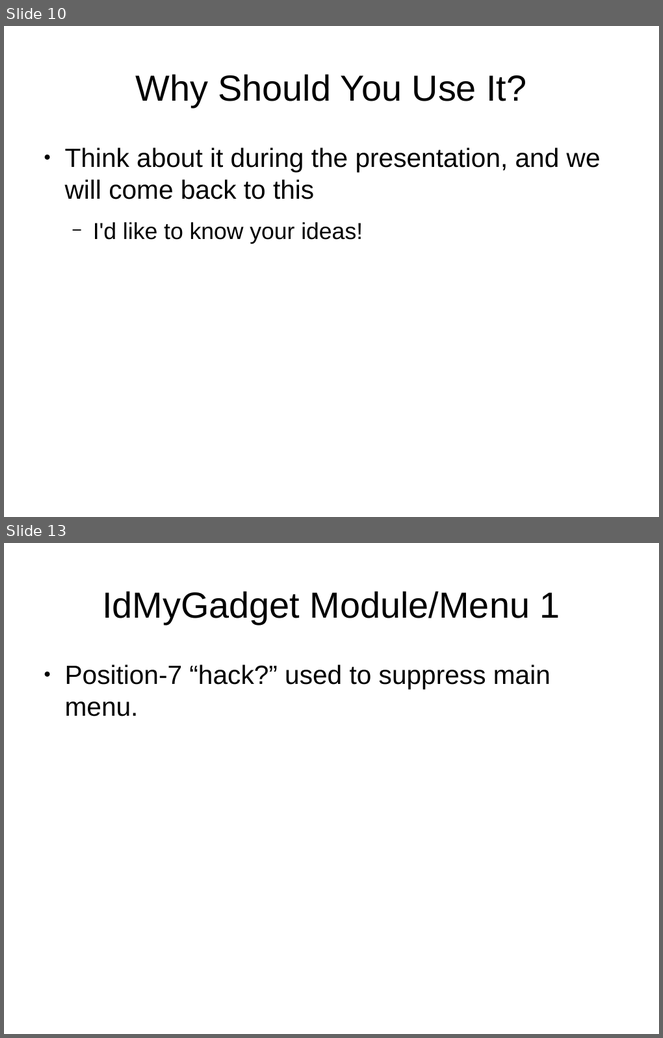
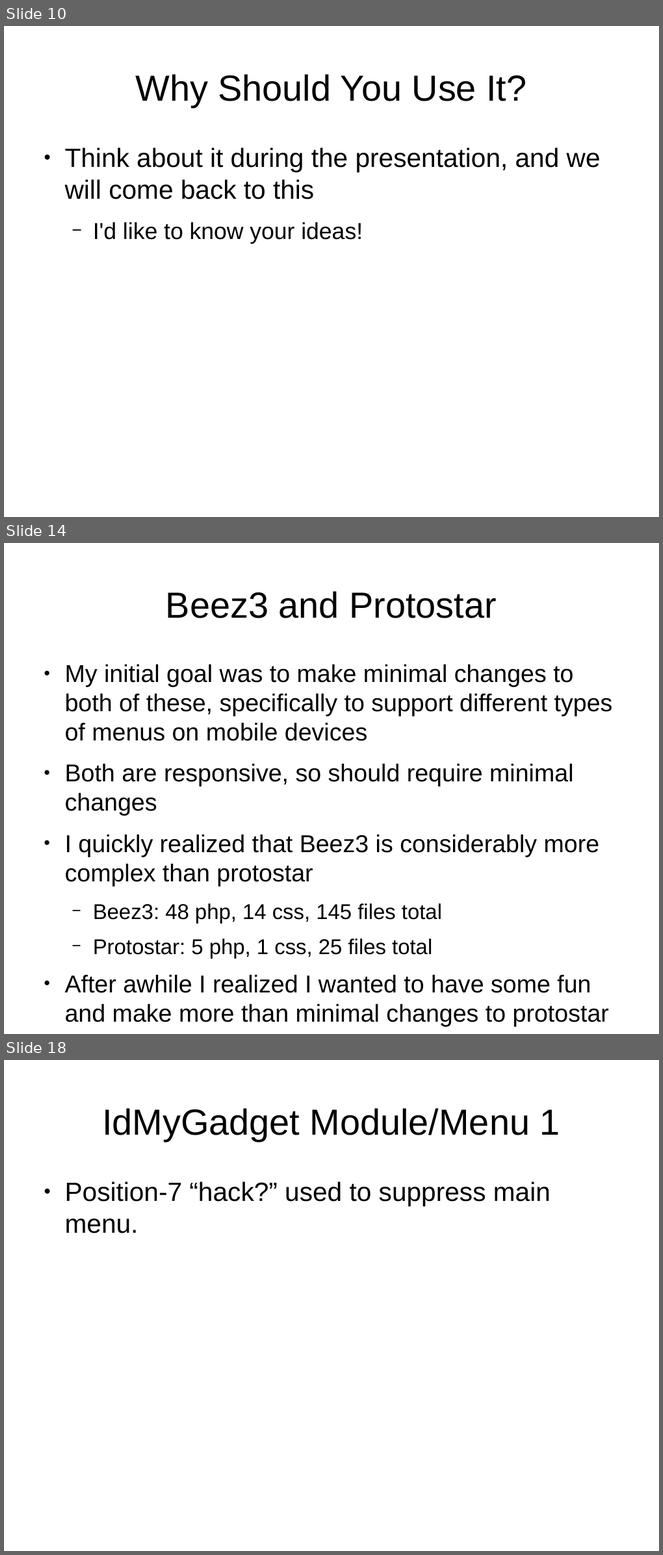
Before and after one commit to tomwhartung/jmws_accoutrements, a slide deck: presentations/2015_09-Joomla/Device_Detection-In_Protostar_and_Beez3.odp. Shown one above the other, each under a label of ours: slides 10 and 13 before the commit, slides 10, 14 and 18 after it; the slides between them are not shown. The pictures are 663x1038 and 663x1555 pixels, drawn with LibreOffice and Linux fonts; fonts in the diff are those of the drawing. Boxes give left, top, right and bottom in pixels: in the first picture for what was removed or moved away, otherwise in the second. Text is boxed around its words. In the diff, an @@ line names an element or a change of style, - is before the commit and + after.

```diff
--- a/presentations/2015_09-Joomla/Device_Detection-In_Protostar_and_Beez3.odp
+++ b/presentations/2015_09-Joomla/Device_Detection-In_Protostar_and_Beez3.odp
@@ slide 14 added at bbox=[4, 543, 659, 1034], background #FFFFFF @@
@@ title added at bbox=[166, 591, 496, 618], 44 pt, text #000000 @@
+Beez3 and Protostar
@@ text added at bbox=[65, 664, 613, 1027], 29.6 pt, text #000000 @@
+● My initial goal was to make minimal changes to both of these, specifically to support different types of menus on mobile devices
+● Both are responsive, so should require minimal changes
+● I quickly realized that Beez3 is considerably more complex than protostar
+  − Beez3: 48 php, 14 css, 145 files total
+  − Protostar: 5 php, 1 css, 25 files total
+● After awhile I realized I wanted to have some fun and make more than minimal changes to protostar
@@ what was slide 13 is now slide 18 @@
```
Also in this commit, not shown: 3 slides changed, 5 other slides added, 1 slide removed.
